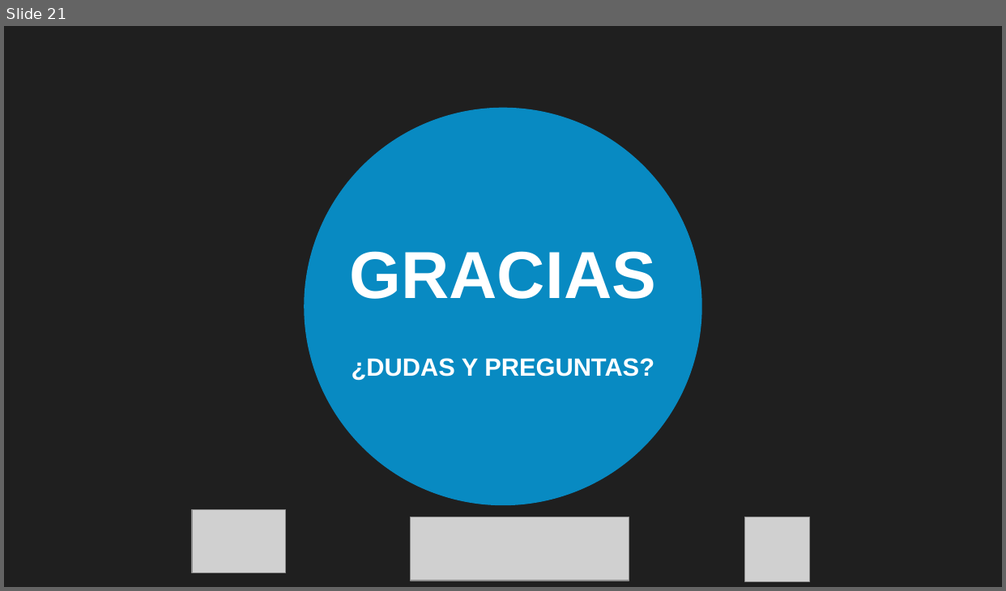
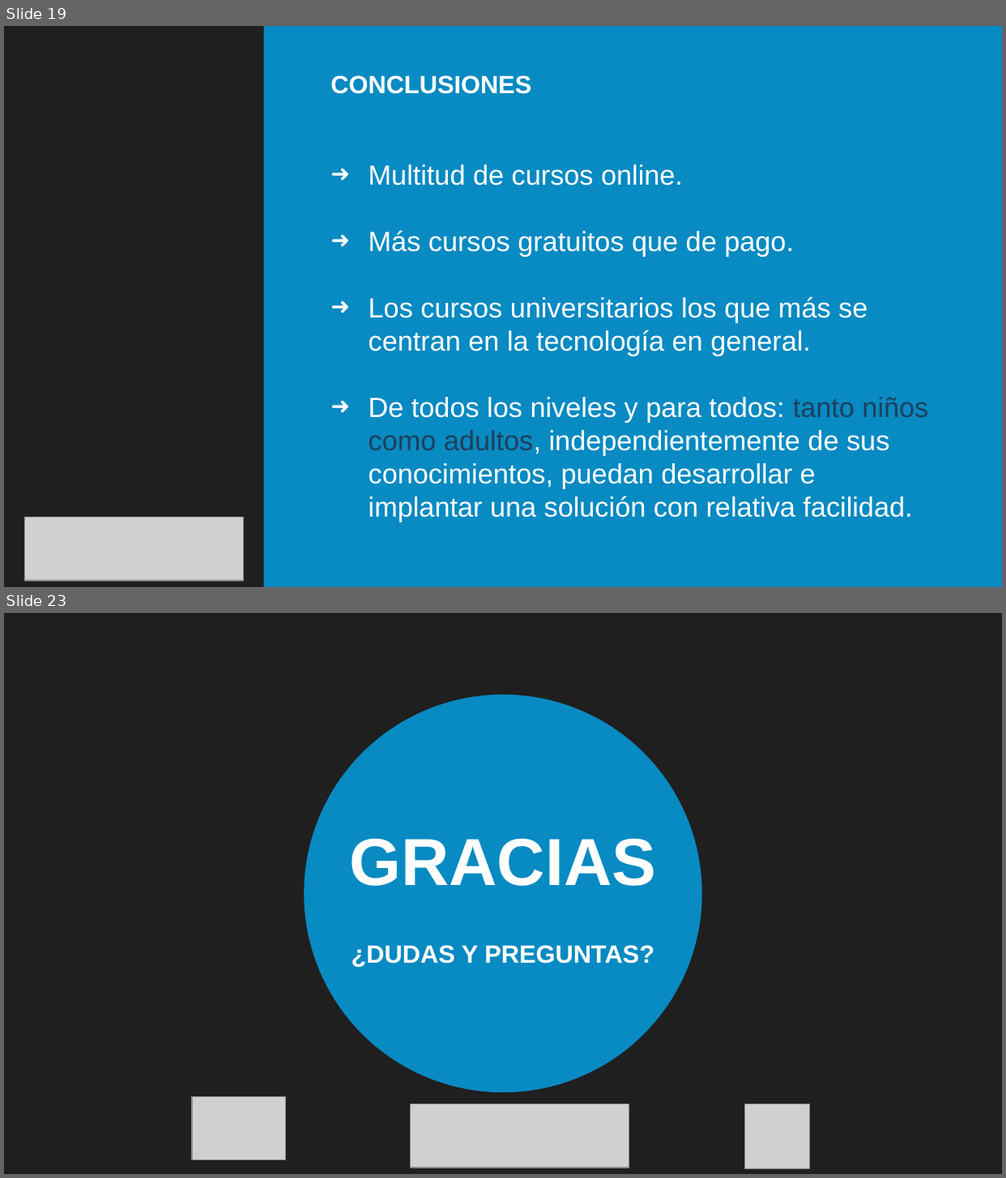
Before and after one commit to dmoreno19949/DTE_TG_ARDUINO_RAPSBERRY, a slide deck: TG1/TG1_sync1.david.pptx. Shown one above the other, each under a label of ours: slide 21 before the commit, slides 19 and 23 after it; the slides between them are not shown. The pictures are 1006x591 and 1006x1178 pixels, drawn with LibreOffice and Linux fonts; fonts in the diff are those of the drawing; grey boxes stand for pictures; background and template pictures are left out; a plain dark background stands for a picture behind light text. Boxes give left, top, right and bottom in pixels: in the first picture for what was removed or moved away, otherwise in the second. Text is boxed around its words. In the diff, an @@ line names an element or a change of style, - is before the commit and + after.

```diff
--- a/TG1/TG1_sync1.david.pptx
+++ b/TG1/TG1_sync1.david.pptx
@@ slide 19 added at box(4, 26, 1002, 587), background picture (left out); not listed: 1 template element that a slide beside it also shows @@
@@ rectangle added at box(263, 26, 1002, 587), fill #00B2FF at 73% opacity @@
@@ title added at box(330, 75, 531, 94), 18 pt, text #FFFFFF, bold @@
+CONCLUSIONES
@@ text added at box(368, 165, 928, 523), 20 pt, text #FFFFFF @@
+➜ Multitud de cursos online.
+➜ Más cursos gratuitos que de pago.
+➜ Los cursos universitarios los que más se centran en la tecnología en general.
+➜ De todos los niveles y para todos: tanto niños como adultos, independientemente de sus conocimientos, puedan desarrollar e implantar una solución con relativa facilidad.
@@ picture added at box(25, 518, 244, 581) @@
@@ what was slide 21 is now slide 23 @@
```
Also in this commit, not shown: 1 slide changed, 3 other slides added, 2 slides removed.
